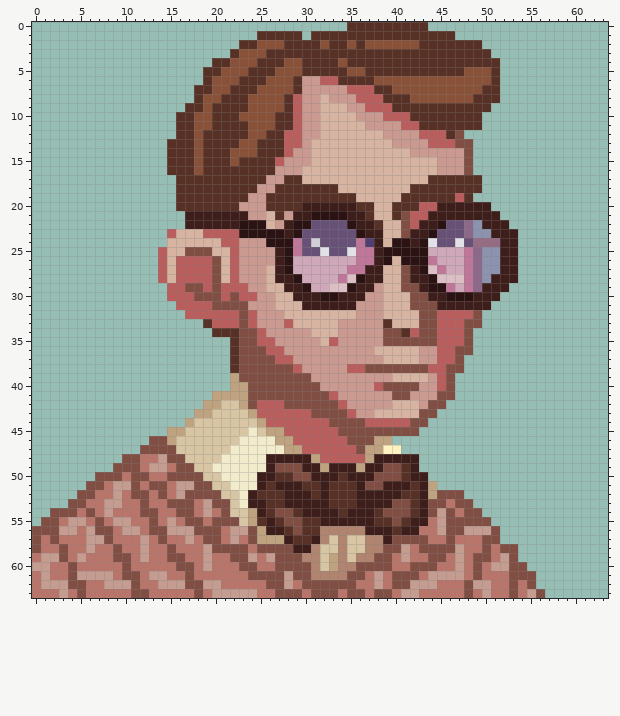
Pixel-art sprite: jamAssets/portraits/ProfessorPortrait.png. That is the earlier state.
The file is 64x64 pixels.
After:
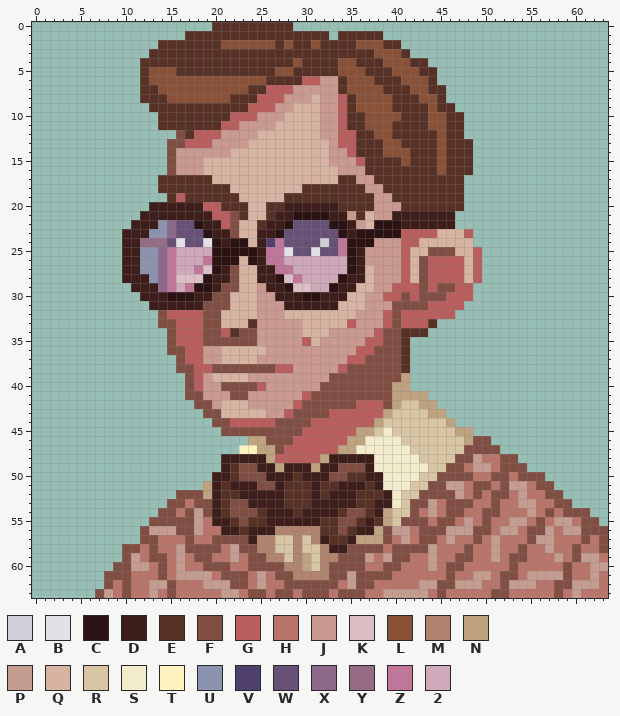
Palette (. is transparent): A #d0cfd8  B #e1e1e7  C #2c1313  D #3e1e1b  E #583126  F #814e44  G #b95d5d  H #ba756a  J #ca9990  K #dbbfc4  L #8a5139  M #b0846e  N #bfa27f  P #c49d90  Q #d7b3a1  R #d7c5a3  S #f2eccc  T #fef3c0  U #8b93af  V #4f4070  W #675177  X #8c698a  Y #956c83  Z #bf7699  2 #cfa9b9
What changed:
Changed rows in their new state; - is an unchanged pixel.
first column x 0:
 0 --------------------EEEEEEEEE------.........--------------------
 1 -----------------EEEEEEEE-----E--.-----........-----------------
 2 --------------EEEEEEELLLL--EL--LE--EL--EE.........--------------
 3 -------------EEEEEEEEE-EEE------------LLL-.........-------------
 4 ------------EEEEEEEE--EEE---E------L---LLL--........------------
 5 ------------ELLLEEE--EEE-----E----L-----LLL--.......------------
 6 ------------ELLLLLLL---LLLEEE-GGJJ-LLLEEE---E.......------------
 7 ------------EELLLLLL--LL-EGGGJ----ELLLL-EE--EE......------------
 8 ------------EEELLLL--L--EGGGJJ-QJ-GELLLL--E--E......------------
 9 -------------EEEE--E----GGGJJQQQJJGELLLL----L--....-------------
10 --------------EE--EE--GGGJJJQQQQJJGEELLLLE--LL--..--------------
11 --------------EE--EE-GGJJJJQQQQQJJGEELLLEEE-LL--..--------------
12 ----------------F-GGGJJJJQQQQQQQJJGGEELLEEEEEL-E----------------
13 ---------------FFGGGJJJJQQQQQQQ--JGGEEELLEEEELEEE---------------
14 ---------------FJJJJJJQQQQQQQQQ--JJGEEELLLEEELEEE---------------
15 ---------------FJJJQQQQQQQQQQQQ--JJJGEEEELEEELEEE---------------
16 ---------------FJJJQQQQQQQQQQQ----JJJEEEEEEEELEEE---------------
17 --------------EE----QQQQQQQQQQ----EEJJEEEEEE----..--------------
18 --------------EE------QQQQQQQQ----EEEJJEEE------..--------------
19 ---------------EG------QQQQQ--------EEJJE------E.---------------
20 -------------DDDDDDGG--EQQ--DD----EE--JJJ--EEEEE...-------------
21 ------------DDDDD---GGFEQQEDDCC--DDJEQJJDDDD---.....------------
22 -----------DDDUXWWC--GFQQEDDCWW--CCDJQCCCDD--DD......-----------
23 ----------DDDUUXWWWCDDFQQDD-WW----CD-CCCCGGGGQQQG.....----------
24 ----------DDYYYWBWWBCDCCQDVZWW-WA-ZCCCJJJGGQQQQQQ.....----------
25 ----------DDUUXZ2222CCCCCDZZBW-BW-ZCDJJJJGQQFFFQQG....----------
26 ----------DDUUXZ222ZCCCQCDZZ2------CDJJJJGQFGGGGQG....----------
27 ----------DDUUXZ22ZKCDFQQDDZZ------CDQJJJGQFGGGGQG....----------
28 ----------DDDUXZKKKCDDFQQDDCKZ----CDDQJJJGQFGGGGQG....----------
29 -----------DDDXZ2ZCCDFFQQ-DDCKK--CDDQQ-JGGGFGFFGG....-----------
30 ------------DDDCCCDD-FQQQ--DD-CCDD-QQ--GGFG-FFGGG...------------
31 -------------DDDDDDF--QQQ--JDD----QQQ--JFF--GGGG...-------------
32 --------------FGG--FFQQQQ--------------GFGGGG--...--------------
33 --------------FFGGGFFQQQE---JJ----QG---GFGGGE.....--------------
34 ---------------FGGGFFG---J----Q--J----G---EE.....---------------
35 ---------------FGGGFFFF--JJ---GQJJ---GG--E.......---------------
36 ---------------FFGGJJQQQQQJJ--------GGFFFE.......---------------
37 ----------------FGGJJQQQQJJJJ------GGFFFFE......----------------
38 ----------------FFGGFFF----GGJ----GFF----E......----------------
39 -----------------FGJQQQQJJJJJJJ--FFFFFFFFN.....-----------------
40 -----------------FGJJFFF-GJJJJJJFFFFFFF-NN.....-----------------
41 -----------------FFJJJFFJJJJJJG--FFFFFFFNNNN...-----------------
42 ------------------FFJQQQJJJJJG----FFGGGFNRRNN.------------------
43 ------------------.FFQQQQQJJ-FF--GG-GGGNRRRRNN------------------
44 -----------------...FFGGGG-FFFF--GGGG-NRRRRRRRN-----------------
45 ---------------......FFFFFFFFF----GGNNRSRRRRRRRNN---------------
46 -------------...........NNFFF------NNSSSSRRRRRRRNFF-------------
47 ------------...........TTNNFGG----NNSSSSSSRRRRRRFFFF------------
48 ----------...........DDDDDNGGGGGNDDDDDSSSSSRRRRFFPHHFF----------
49 ---------............DEFFD-NDD-ND-FFF-SSSSSSRRFFHPPHFFF---------
50 -------.............DDEFFF-DDED--FFEE-DSSSSRRFFFFHHFFHFFF-------
51 ------.............NDEDDDFF-EE-DE-DD-EDSSSRRFFPPHFFHFPPHFF------
52 -----...........F--NDEED-DDDEEEDEDDDEEE-SRRFF--PHFHFFHPHHFF-----
53 ----...........--HFFDEFF--DDEEE--DDDEE--SRFFPHF--HHFHHPPHHFF----
54 --............FFH-PFDEFFFEDDD------FFEDNRRFHPH-FHHFFHHHPHFHFFF--
55 -............-FFF-P-DDEFE--DDDDDEEFFE--NRFFF-F-HPH-HHPPHFHPPHFF-
56 ............FPP-FFPHHDDEDD-MMMMMEEFED-NFPPHFFFPP-FFHPPHFFPHPPFFF
57 ............FFH--F-H-FFFDMMRRMRMDEEDNNNFHPH-F-P--FHPHHHFPPHHHFHF
58 ..........FFHF-HPFFF-HP-FMMRRMRRMDDFFFFH-FF-PHHHF-HPHHFHHPHHFHHF
59 ..........-PHFFHP-FF--PHFFMMRMNRMMFFFPHPFF--PH-FFHHPH-FHHHPHFPPH
60 .........F-PP-F-PH-FFF-H-FF-MMNRMFFF-HH-F-HHP-FF-H-HH-HHHHHFHHPP
61 ........FF-H-HF-PPPP-FFFHPH-FMM--FFP-FFFHHH-HHFH-PP-F-HPPPPFHHPH
62 ........FHFH-P-FHHH--PFF-PHHFF----HPFFH-HHH--FFPP-H-FPPPHHFFPPPH
63 .......FP-FHHP-F--H-H--HFF---HF--HF---HPP--P-F--H-HFFH-HHHFHPHHH
Changed places in both pictures, as pixel boxes (x1, y1, x2, y2):
changed: (32, 22, 608, 598)
